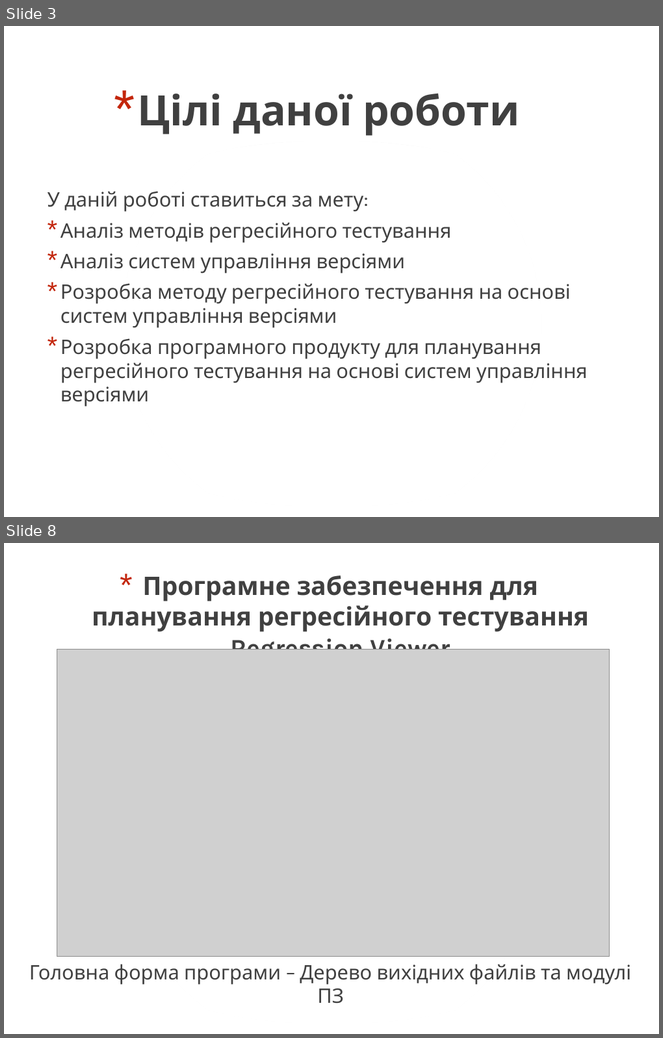
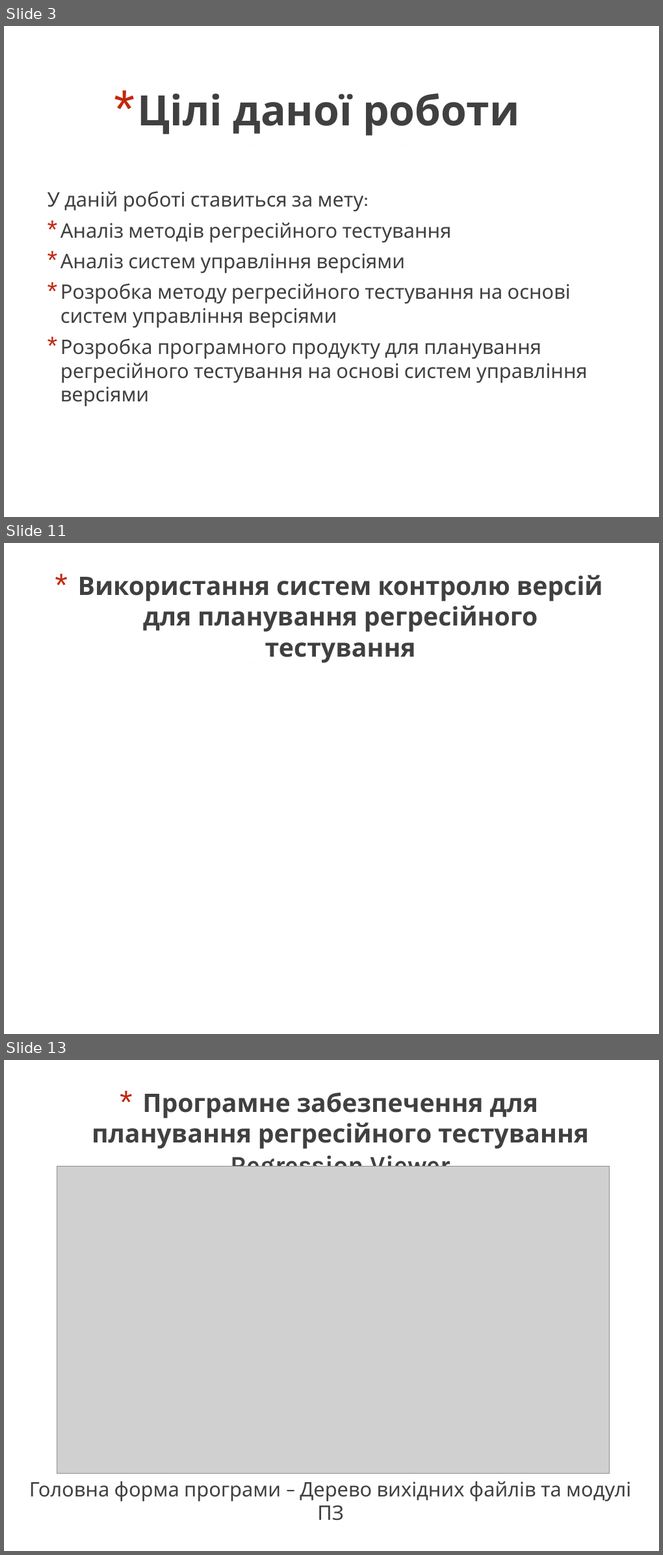
Before and after one commit to asdanilenk/Bakalavr, a slide deck: Diplom.pptx. Shown one above the other, each under a label of ours: slides 3 and 8 before the commit, slides 3, 11 and 13 after it; the slides between them are not shown. The pictures are 663x1038 and 663x1555 pixels, drawn with LibreOffice and Linux fonts; fonts in the diff are those of the drawing; grey boxes stand for pictures. Boxes give left, top, right and bottom in pixels: in the first picture for what was removed or moved away, otherwise in the second. Text is boxed around its words. In the diff, an @@ line names an element or a change of style, - is before the commit and + after.

```diff
--- a/Diplom.pptx
+++ b/Diplom.pptx
@@ slide 11 added at (4,543,659,1034), background #FFFFFF; not listed: 4 template elements that a slide beside it also shows @@
@@ title added at (78,575,603,663), 28 pt, text gradient #000000 to #404040 to #212745, bold @@
+* Використання систем контролю версій для планування регресійного тестування
@@ what was slide 8 is now slide 13 @@
```
Also in this commit, not shown: 4 slides changed, 6 other slides added, 3 slides removed, 12 other files.
